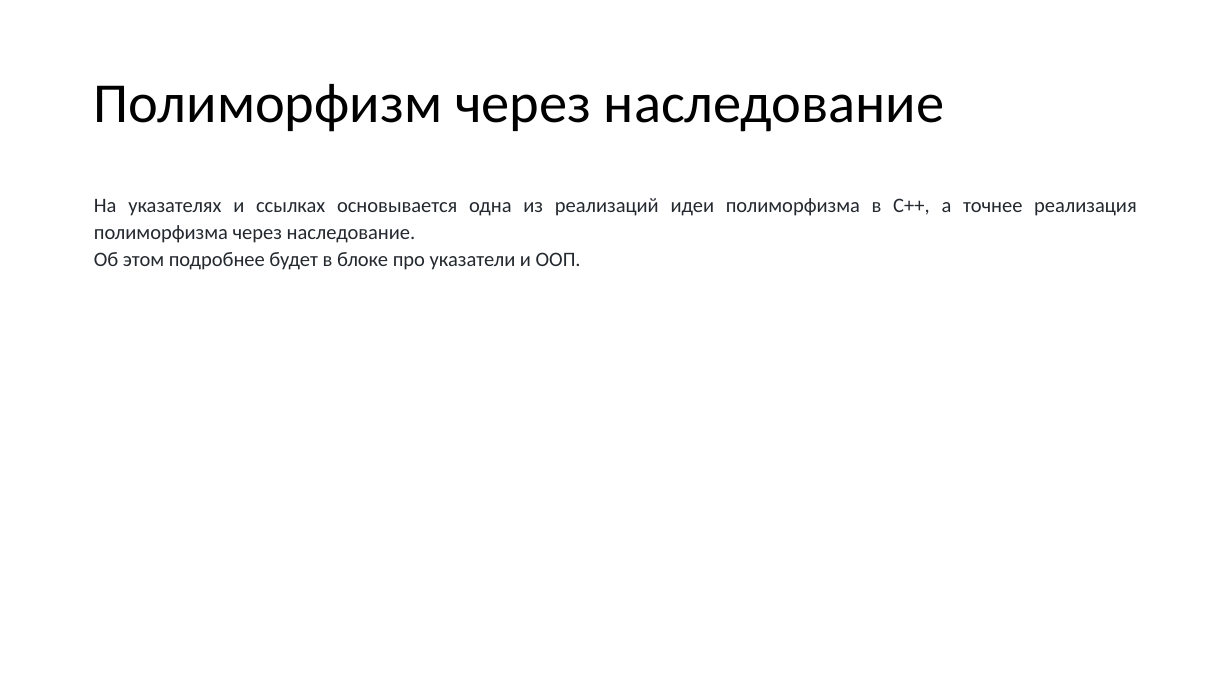
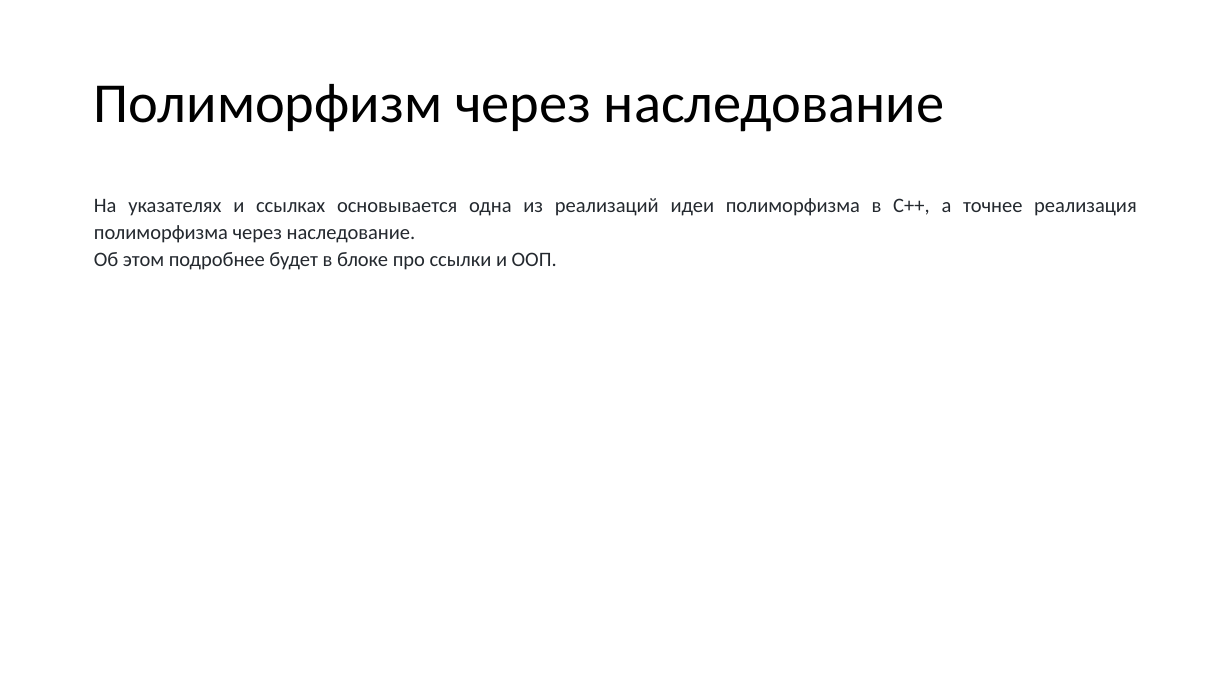
Before and after one commit to VladimirChabanov/alg_and_prog_2025, a slide deck: slide 89 of 01_lectures/lecture_09/presentation_cpp.pptx. Drawn at 1232x693 pixels with LibreOffice and Linux fonts; fonts in the diff are those of the drawing. Boxes give left, top, right and bottom in pixels: in the first picture for what was removed or moved away, otherwise in the second. Text is boxed around its words. In the diff, an @@ line names an element or a change of style, - is before the commit and + after.

```diff
--- a/01_lectures/lecture_09/presentation_cpp.pptx
+++ b/01_lectures/lecture_09/presentation_cpp.pptx
@@ text at (94,252,557,270): text changed @@
-Об этом подробнее будет в блоке про указатели и ООП.
+Об этом подробнее будет в блоке про ссылки и ООП.
```
Also in this commit, not shown: 7 other slides changed, 2 other files.
